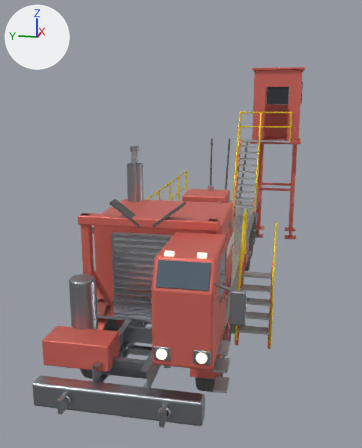
One commit to the glTF model public/models/rig10/sk575_carrier.glb: the scene before it, then after it.
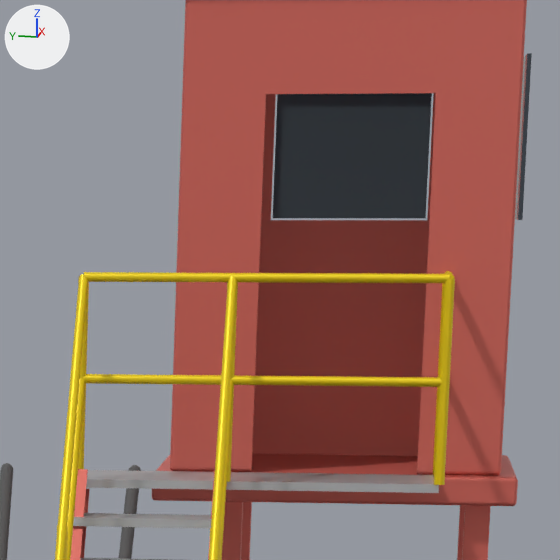
There are two pictures of each version: one whole from a camera (50 mm lens) standing at (-21.08, -2.06, 4.88) and looking at (-8.79, 0.4, 1.81), one close up on the part from 63% to 85% of the width and 16% to 34% of the height. The axes (+X, +Y, +Z) are drawn at upper left. The lights are the same throughout. The first two pictures are the older version. Where no turn or scale is listed for an object, it has been applied to the vertices. Vertices at exactly the same position are counted once.

Before the edit, the objects in view are built like this:
```python
me_sk575_carrier_goma = bpy.data.meshes.new('sk575_carrier_goma')
me_sk575_carrier_goma.from_pydata(...)  # 25694 vertices, 51250 faces; spans x -6.4..6.4, y -1.27..1.27, z -1.72..1.72
me_sk575_carrier_goma.materials.append(mat_sk575_carrier_goma)  # dark grey #5f5f5f
me_sk575_casilla_grating = bpy.data.meshes.new('sk575_casilla_grating')
me_sk575_casilla_grating.from_pydata(...)  # 88 vertices, 132 faces; spans x -1.09..1.09, y -0.85..0.85, z -1.0..1.0
me_sk575_casilla_grating.materials.append(mat_sk575_carrier_grating)  # light grey #c4c7ca
me_sk575_casilla_rojo = bpy.data.meshes.new('sk575_casilla_rojo')
me_sk575_casilla_rojo.from_pydata(...)  # 1395 vertices, 2736 faces; spans x -1.89..1.89, y -1.05..1.05, z -2.99..2.99
me_sk575_casilla_rojo.materials.append(mat_sk575_carrier_rojo)  # red #da6c60
ob_sk575_carrier_goma = bpy.data.objects.new('sk575_carrier_goma', me_sk575_carrier_goma)
ob_sk575_carrier_goma.location = (-7.396, 0.0, 1.721)
ob_sk575_casilla_grating = bpy.data.objects.new('sk575_casilla_grating', me_sk575_casilla_grating)
ob_sk575_casilla_grating.location = (-4.023, -1.45, 2.548)
ob_sk575_casilla_rojo = bpy.data.objects.new('sk575_casilla_rojo', me_sk575_casilla_rojo)
ob_sk575_casilla_rojo.location = (-3.317, -1.649, 2.99)
# also in view: 'sk575_casilla_vidrio' at (-2.09, -1.84, 5.15); 'sk575_casilla_amarillo' at (-4.03, -1.45, 2.93)
```
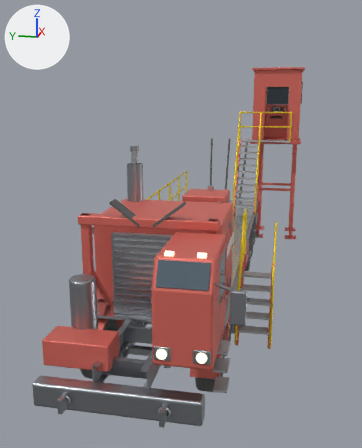
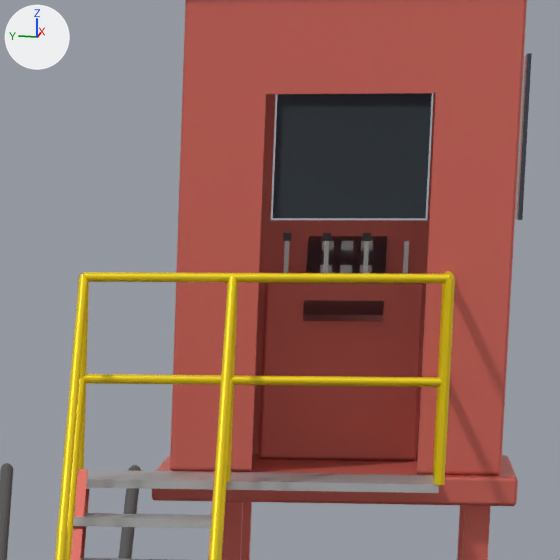
Commit message: Consola del maquinista dentro de la casilla; se quita el tablero rojo pegado al mástil

What differs and where, as boxes [x1, y1, x2, y2] in the close-ups (560 x 560 px):
```json
{"object": "sk575_casilla_acero_oscuro", "change": "added", "after": [303, 236, 387, 321]}
{"object": "sk575_casilla_acero", "change": "added", "after": [283, 241, 409, 274]}
{"object": "sk575_casilla_blanco", "change": "added", "after": [320, 241, 373, 273]}
{"object": "sk575_casilla_goma", "change": "added", "after": [283, 233, 371, 241]}
{"part": 1, "of": "me_sk575_casilla_rojo", "change": "added", "after": [259, 283, 425, 461], "on screen": "red"}
```

The change, as JSON lines over the scene's bpy script:
```json
{"block": "me_sk575_casilla_rojo", "where": "# used by ob_sk575_casilla_rojo; location = (-3.317, -1.649, 2.99)"}
{"op": "remove", "block": "me_sk575_casilla_rojo", "code": "me_sk575_casilla_rojo.from_pydata(...)  # 1395 vertices, 2736 faces; spans x -1.89..1.89, y -1.05..1.05, z -2.99..2.99"}
{"op": "add", "block": "me_sk575_casilla_rojo", "code": "me_sk575_casilla_rojo.from_pydata(...)  # 1782 vertices, 3502 faces; spans x -1.89..1.89, y -1.05..1.05, z -2.99..2.99"}
{"block": "me_sk575_casilla_rojo", "change": "me_sk575_casilla_rojo part 1: a new loose piece of 379 vertices spanning x 1.31..1.71, y -0.55..0.25, z 0.56..1.46, in mat_sk575_carrier_rojo (red #da6c60)"}
{"block": "me_sk575_casilla_rojo", "change": "other edits to the shape of me_sk575_casilla_rojo do not show in these pictures"}
{"op": "add", "block": "me_sk575_casilla_goma", "code": ["me_sk575_casilla_goma = bpy.data.meshes.new('sk575_casilla_goma')", "me_sk575_casilla_goma.from_pydata(...)  # a box spanning x -0.02..0.02, y -0.22..-0.18, z -0.02..0.02; a box spanning x -0.02..0.02, y -0.02..0.02, z -0.02..0.02; a box spanning x -0.02..0.02, y 0.18..0.22, z -0.02..0.02", "me_sk575_casilla_goma.materials.append(mat_sk575_carrier_goma)  # dark grey #5f5f5f"]}
{"op": "add", "block": "me_sk575_casilla_blanco", "code": ["me_sk575_casilla_blanco = bpy.data.meshes.new('sk575_casilla_blanco')", "me_sk575_casilla_blanco.from_pydata(...)  # 48 vertices, 72 faces; spans x -0.108..0.108, y -0.13..0.13, z -0.084..0.084", "me_sk575_casilla_blanco.materials.append(mat_sk575_carrier_blanco)  # white #f9f9f9"]}
{"op": "add", "block": "me_sk575_casilla_acero_oscuro", "code": ["me_sk575_casilla_acero_oscuro = bpy.data.meshes.new('sk575_casilla_acero_oscuro')", "me_sk575_casilla_acero_oscuro.from_pydata([(0.268, -0.2, 0.226), (-0.268, -0.2, -0.226), (0.292, -0.2, 0.194), (-0.292, -0.2, -0.194), (0.268, 0.2, 0.226), (0.292, 0.2, 0.194), (-0.268, 0.2, -0.226), (-0.292, 0.2, -0.194)], [], [(0, 1, 2), (1, 0, 3), (4, 5, 6), (4, 6, 7), (4, 2, 5), (2, 4, 0), (7, 6, 1), (7, 1, 3), (6, 2, 1), (2, 6, 5), (7, 3, 0), (7, 0, 4)])", "me_sk575_casilla_acero_oscuro.materials.append(mat_sk575_carrier_acero_oscuro)  # grey #a4a8ad"]}
{"op": "add", "block": "me_sk575_casilla_acero", "code": ["me_sk575_casilla_acero = bpy.data.meshes.new('sk575_casilla_acero')", "me_sk575_casilla_acero.from_pydata(...)  # a box spanning x -0.012..0.012, y -0.312..-0.288, z -0.1..0.1; a box spanning x -0.012..0.012, y -0.112..-0.088, z -0.1..0.1; a box spanning x -0.012..0.012, y 0.088..0.112, z -0.1..0.1; a box spanning x -0.012..0.012, y 0.288..0.312, z -0.1..0.1", "me_sk575_casilla_acero.materials.append(mat_sk575_carrier_acero)  # light grey #ced1d5"]}
{"op": "add", "block": "ob_sk575_casilla_goma", "code": ["ob_sk575_casilla_goma = bpy.data.objects.new('sk575_casilla_goma', me_sk575_casilla_goma)", "ob_sk575_casilla_goma.location = (-1.93, -1.7, 4.67)"]}
{"op": "add", "block": "ob_sk575_casilla_blanco", "code": ["ob_sk575_casilla_blanco = bpy.data.objects.new('sk575_casilla_blanco', me_sk575_casilla_blanco)", "ob_sk575_casilla_blanco.location = (-1.748, -1.8, 4.564)"]}
{"op": "add", "block": "ob_sk575_casilla_acero_oscuro", "code": ["ob_sk575_casilla_acero_oscuro = bpy.data.objects.new('sk575_casilla_acero_oscuro', me_sk575_casilla_acero_oscuro)", "ob_sk575_casilla_acero_oscuro.location = (-1.81, -1.8, 4.48)"]}
{"op": "add", "block": "ob_sk575_casilla_acero", "code": ["ob_sk575_casilla_acero = bpy.data.objects.new('sk575_casilla_acero', me_sk575_casilla_acero)", "ob_sk575_casilla_acero.location = (-1.93, -1.8, 4.55)"]}
```
